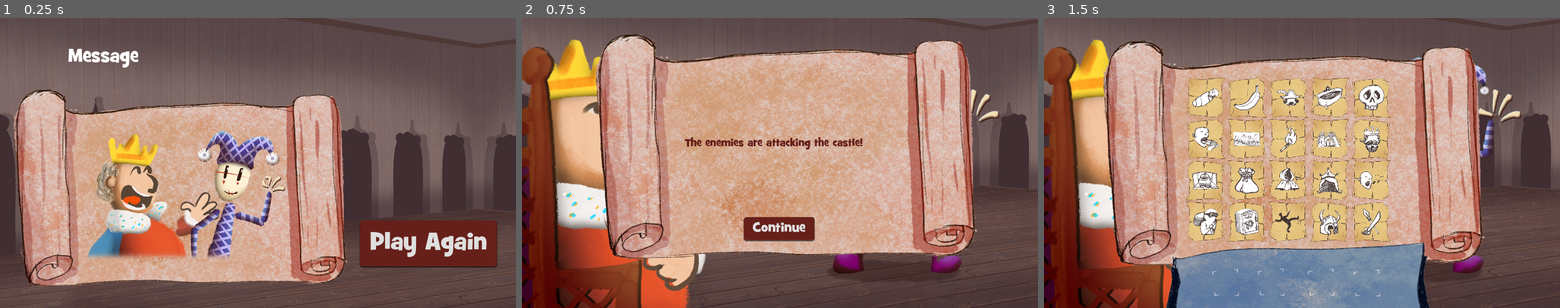
Above: before the commit, frames 1-3 (left to right).
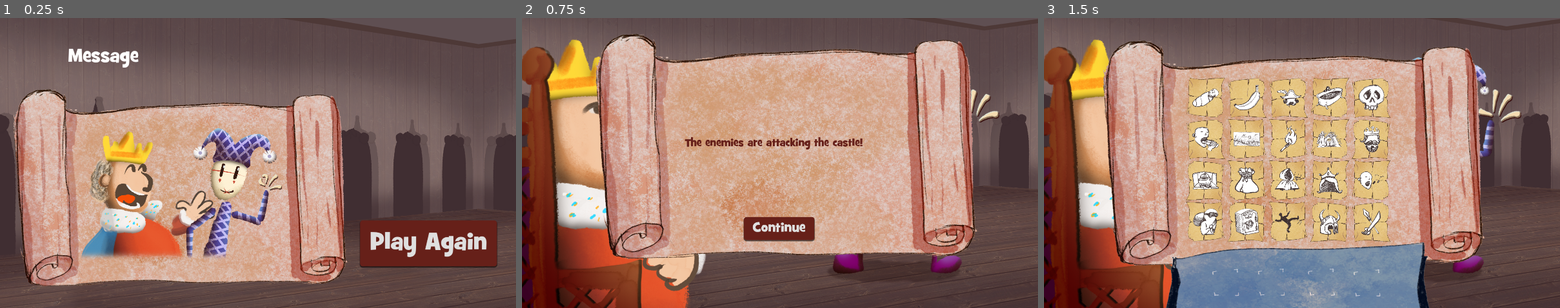
Above: after the commit, the same moments.

Repository: P-Wallis/GGJ-2024
Game: Godot game, scene res://Scenes/win_or_fail_screen.tscn
Same seed, same stepped clock (60 frames per second), same inputs: the game is played once before the commit and once after it. This scene is started directly instead of the project's main scene.
Inputs:
- Up to frame 1 (0.25 s): no input
- Up to frame 2 (0.75 s): click "Play Again" at 0.5 s
- Up to frame 3 (1.5 s): click "Continue" at 1.25 s

The runs differ from the first frame. In frame 1, 6.5% of the frame differs, in the area x 15-56%, y 38-83%; in frame 2, nothing differs; in frame 3, nothing differs.

Commit message:
Win animation in win screen

Diff:
--- a/Scenes/win_or_fail_screen.tscn
+++ b/Scenes/win_or_fail_screen.tscn
@@ -6,6 +6,21 @@
 [ext_resource type="Script" path="res://Scenes/restart_button.gd" id="2_ktek4"]
 [ext_resource type="Texture2D" uid="uid://bxqjuu0odun4t" path="res://Assets/Sprites/Win1.png" id="3_ufpwr"]
 [ext_resource type="Texture2D" uid="uid://lkg3bdsahs4n" path="res://Assets/Sprites/Cards UI/Hue_Saturation 2.png" id="3_xjn3y"]
+[ext_resource type="Texture2D" uid="uid://bdq84iuqucn4y" path="res://Assets/Sprites/Win2.png" id="5_eaubu"]
+
+[sub_resource type="SpriteFrames" id="SpriteFrames_et8vr"]
+animations = [{
+"frames": [{
+"duration": 2.0,
+"texture": ExtResource("3_ufpwr")
+}, {
+"duration": 2.0,
+"texture": ExtResource("5_eaubu")
+}],
+"loop": true,
+"name": &"Wave",
+"speed": 5.0
+}]
 
 [sub_resource type="Theme" id="Theme_x88vu"]
 
@@ -69,14 +84,12 @@
 scale = Vector2(0.875776, 0.875776)
 texture = ExtResource("3_xjn3y")
 
-[node name="TextureRect" type="TextureRect" parent="CanvasLayer/Control"]
-layout_mode = 0
-offset_left = 324.0
-offset_top = 419.0
-offset_right = 1557.0
-offset_bottom = 1225.0
-scale = Vector2(0.598574, 0.598574)
-texture = ExtResource("3_ufpwr")
+[node name="AnimatedSprite2D" type="AnimatedSprite2D" parent="CanvasLayer/Control"]
+position = Vector2(676, 655)
+scale = Vector2(0.609181, 0.609181)
+sprite_frames = SubResource("SpriteFrames_et8vr")
+animation = &"Wave"
+frame_progress = 0.59695
 
 [node name="RichTextLabel" type="Label" parent="CanvasLayer/Control"]
 custom_minimum_size = Vector2(500, 200)
Not shown: 1 places in Scenes/win_or_fail_screen.tscn that only renumber resources
